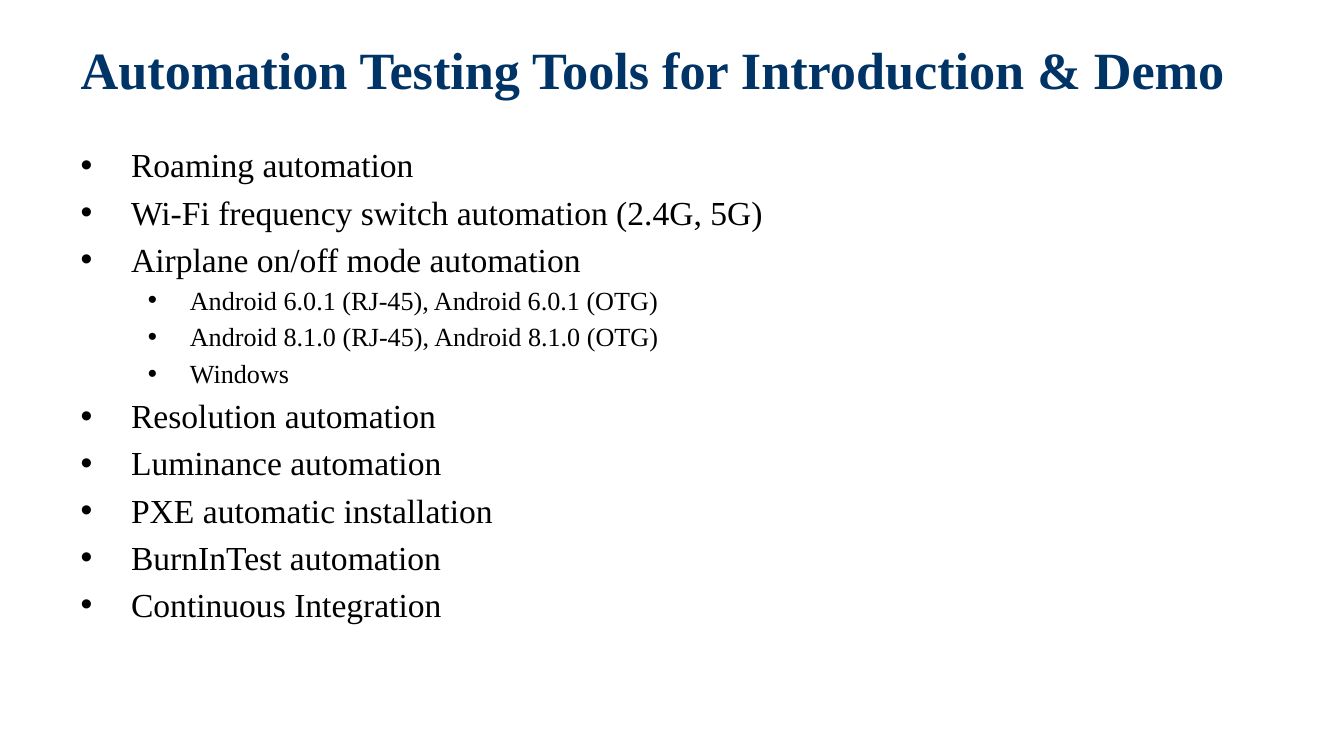
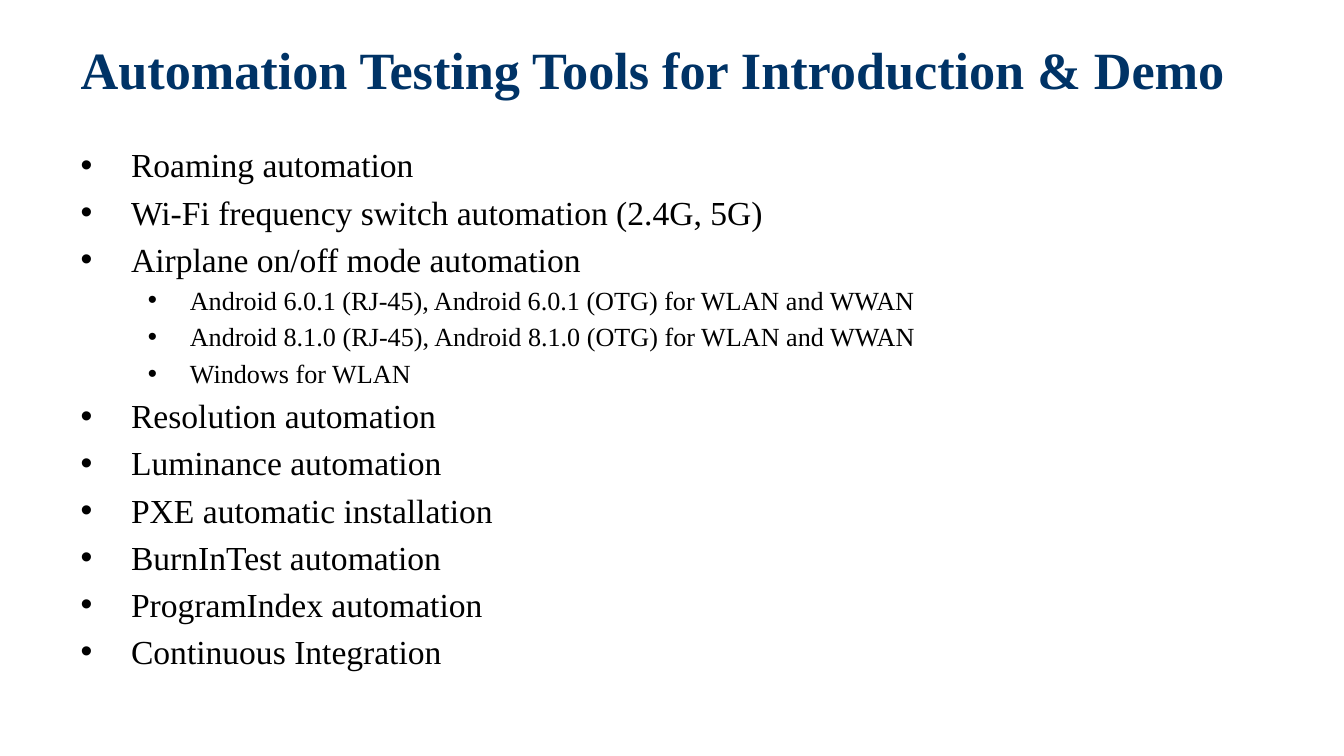
Before and after one commit to jackiejay888/automation, a slide deck: slide 8 of kpi/Test Automation_Demo.pptx. Drawn at 1344x756 pixels with LibreOffice and Linux fonts; fonts in the diff are those of the drawing; background and template pictures are left out. Boxes give left, top, right and bottom in pixels: in the first picture for what was removed or moved away, otherwise in the second. Text is boxed around its words. In the diff, an @@ line names an element or a change of style, - is before the commit and + after.

```diff
--- a/kpi/Test Automation_Demo.pptx
+++ b/kpi/Test Automation_Demo.pptx
@@ text at bbox=[190, 291, 914, 384]: text changed @@
-  • Android 6.0.1 (RJ-45), Android 6.0.1 (OTG)
-  • Android 8.1.0 (RJ-45), Android 8.1.0 (OTG)
-  • Windows
+  • Android 6.0.1 (RJ-45), Android 6.0.1 (OTG) for WLAN and WWAN
+  • Android 8.1.0 (RJ-45), Android 8.1.0 (OTG) for WLAN and WWAN
+  • Windows for WLAN
@@ text at bbox=[131, 593, 482, 623]: paragraph added @@
+• ProgramIndex automation
```
Also in this commit, not shown: 7 other slides changed, 3 slides added, 2 other files.
